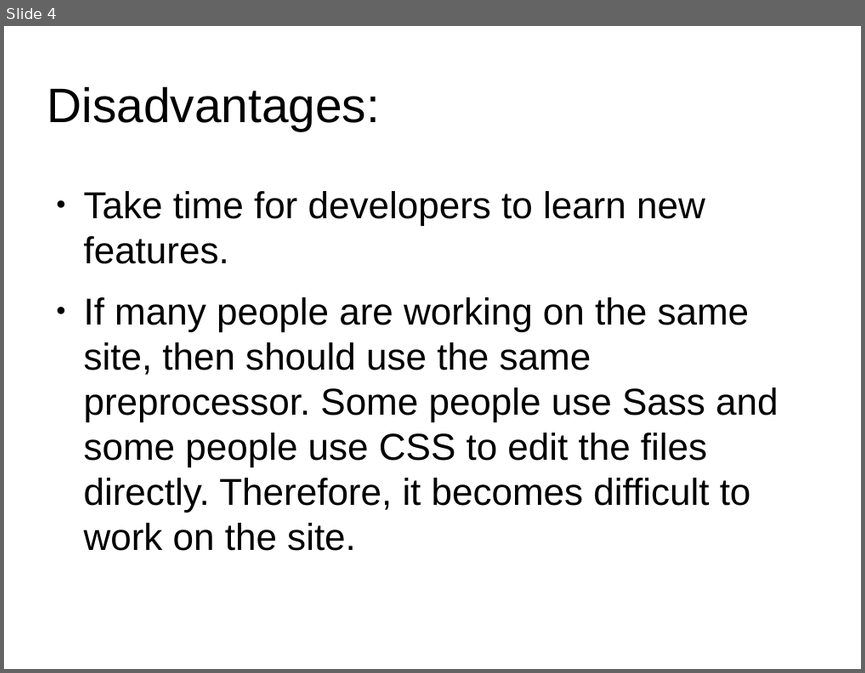
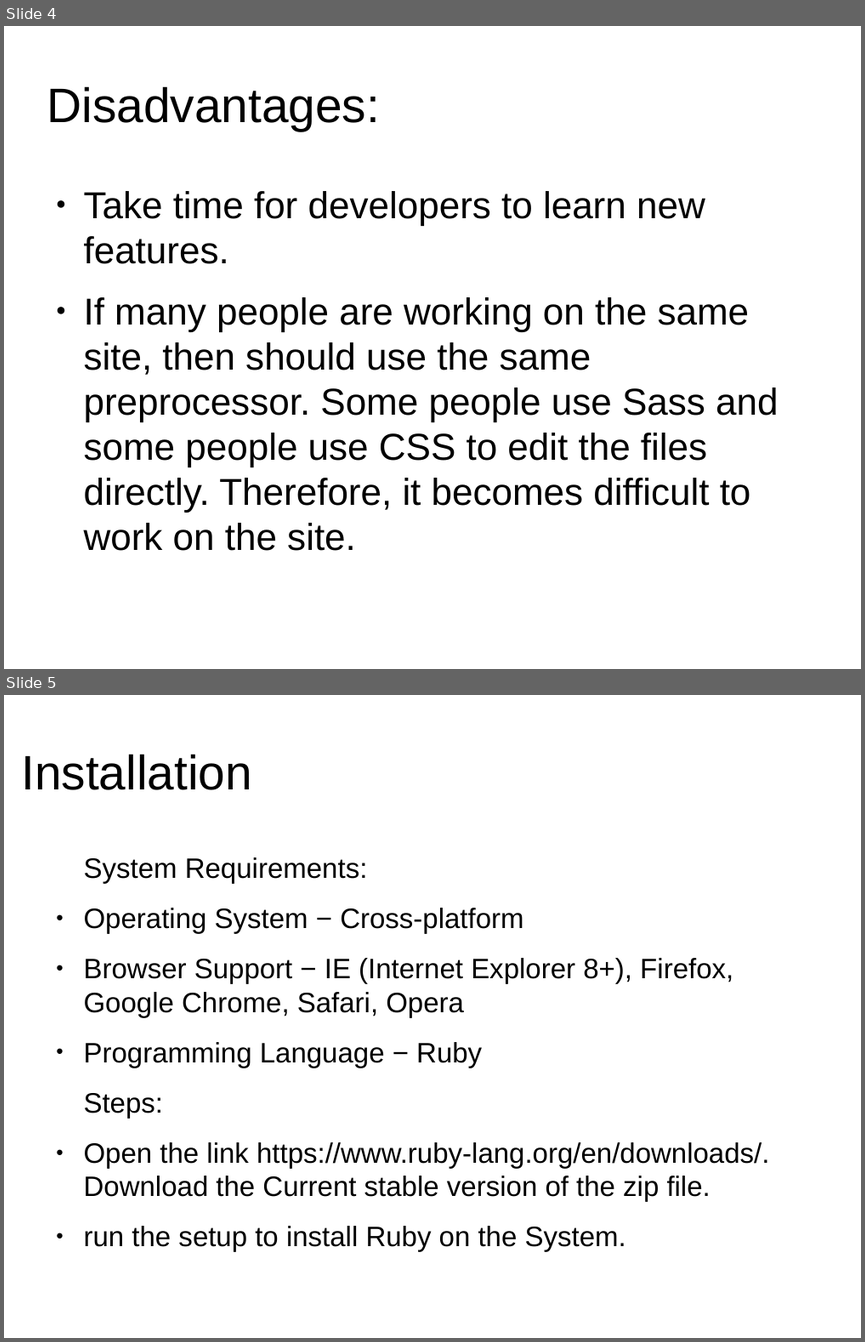
Before and after one commit to anumsh/SASS-Basics, a slide deck: SASS_basics.odp. Shown one above the other, each under a label of ours: slide 4 before the commit, slides 4 and 5 after it. The pictures are 865x673 and 865x1342 pixels, drawn with LibreOffice and Linux fonts; fonts in the diff are those of the drawing; background and template pictures are left out. Boxes give left, top, right and bottom in pixels: in the first picture for what was removed or moved away, otherwise in the second. Text is boxed around its words. In the diff, an @@ line names an element or a change of style, - is before the commit and + after.

Commit message:
feat: Sass installtion

```diff
--- a/SASS_basics.odp
+++ b/SASS_basics.odp
@@ slide 5 added at <box>4,695,861,1338</box>, background #FFFFFF @@
@@ title added at <box>21,754,252,790</box>, 44.8 pt, text #000000 @@
+Installation
@@ text added at <box>84,857,769,1252</box>, 26 pt, text #000000 @@
+System Requirements:
+● Operating System − Cross-platform
+● Browser Support − IE (Internet Explorer 8+), Firefox, Google Chrome, Safari, Opera
+● Programming Language − Ruby
+Steps:
+● Open the link https://www.ruby-lang.org/en/downloads/. Download the Current stable version of the zip file.
+● run the setup to install Ruby on the System.
```
Also in this commit, not shown: 1 slide changed.
